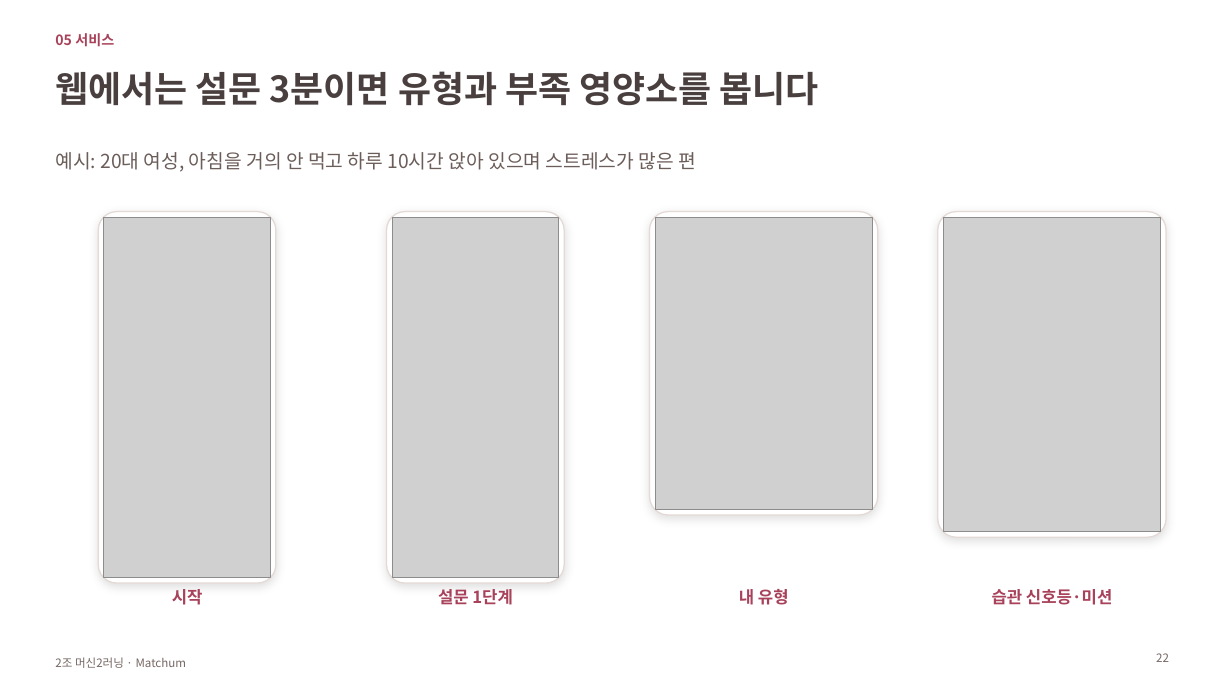
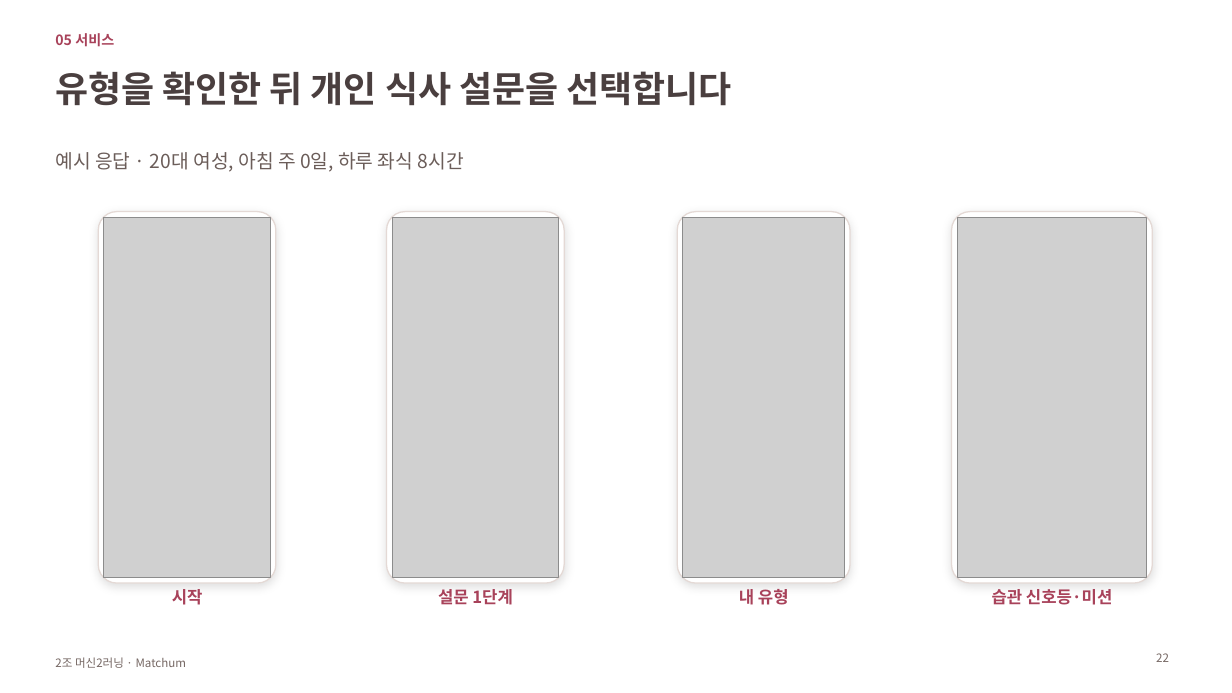
Before and after one commit to BigskyYang/Matchum, a slide deck: slide 22 of Yuhwan/발표_B안/최종발표_B안_생활습관유형_부족영양소.pptx. Drawn at 1232x693 pixels with LibreOffice and Linux fonts; fonts in the diff are those of the drawing; grey boxes stand for pictures. Boxes give left, top, right and bottom in pixels: in the first picture for what was removed or moved away, otherwise in the second. Text is boxed around its words. In the diff, an @@ line names an element or a change of style, - is before the commit and + after.

Commit message:
feat(web): 유형 설명과 개인 예측을 구분하고 설문 분기 및 발표 자료 개편

```diff
--- a/Yuhwan/발표_B안/최종발표_B안_생활습관유형_부족영양소.pptx
+++ b/Yuhwan/발표_B안/최종발표_B안_생활습관유형_부족영양소.pptx
@@ title at (55, 71, 731, 106): text changed @@
-웹에서는 설문 3분이면 유형과 부족 영양소를 봅니다
+유형을 확인한 뒤 개인 식사 설문을 선택합니다
@@ text at (55, 152, 464, 172): text changed @@
-예시: 20대 여성, 아침을 거의 안 먹고 하루 10시간 앉아 있으며 스트레스가 많은 편
+예시 응답 · 20대 여성, 아침 주 0일, 하루 좌식 8시간
@@ rounded rectangle at (677, 212, 850, 583): proportions changed @@
@@ rounded rectangle: place and size @@
-rounded rectangle at (650, 212, 878, 515)
+rounded rectangle at (677, 212, 850, 583)
@@ picture: place and size @@
-picture at (655, 217, 872, 509)
+picture at (683, 217, 845, 578)
@@ rounded rectangle: place and size @@
-rounded rectangle at (938, 212, 1166, 537)
+rounded rectangle at (952, 212, 1153, 583)
@@ rounded rectangle at (952, 212, 1153, 583): proportions changed @@
@@ picture: place and size @@
-picture at (944, 217, 1161, 531)
+picture at (958, 217, 1147, 578)
```
Also in this commit, not shown: 11 other slides changed, 5 slides added, 1 slide removed, 36 other files.
